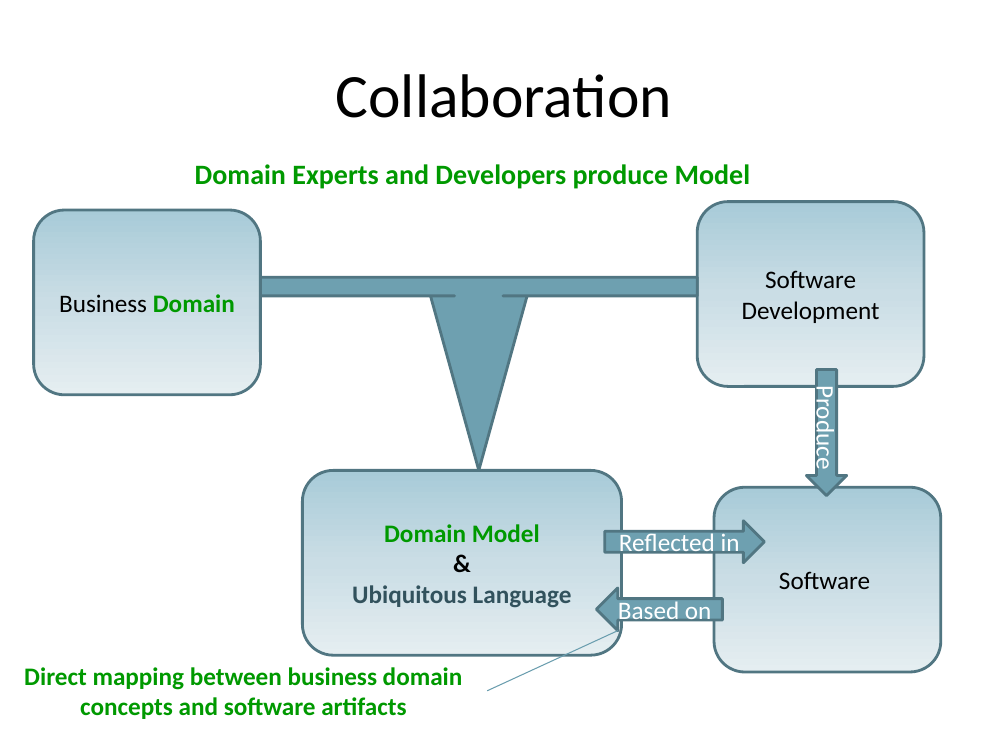
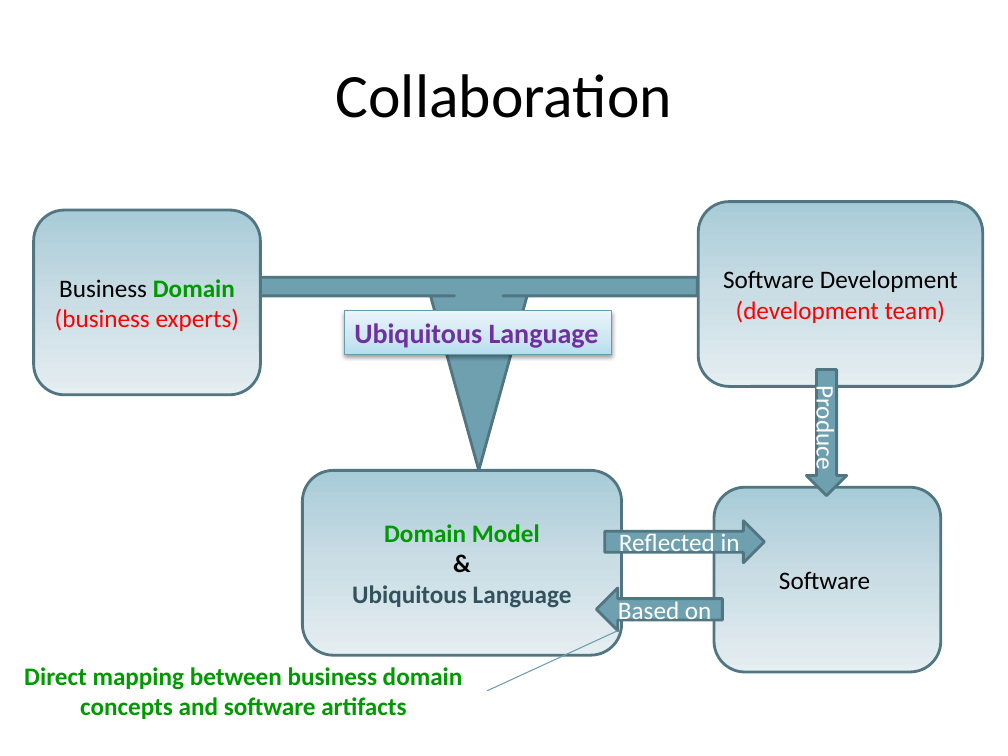
Before and after one commit to arturtv/dddpresentation, a slide deck: slide 10 of Domain-DrivenDesign.A.Trosin.pptx (slide 11 before the commit). Drawn at 1008x756 pixels with LibreOffice and Linux fonts; fonts in the diff are those of the drawing. Boxes give left, top, right and bottom in pixels: in the first picture for what was removed or moved away, otherwise in the second. Text is boxed around its words. In the diff, an @@ line names an element or a change of style, - is before the commit and + after.

```diff
--- a/Domain-DrivenDesign.A.Trosin.pptx
+++ b/Domain-DrivenDesign.A.Trosin.pptx
@@ text removed at (195, 164, 751, 189) @@
-Domain Experts and Developers produce Model
@@ rounded rectangle "Software Development": place and size @@
-rounded rectangle "Software Development" at (698, 202, 924, 386)
+rounded rectangle "Software Development" at (699, 202, 983, 386)
@@ text in rounded rectangle at (55, 308, 240, 331): paragraph added @@
+(business experts)
@@ rectangle added at (345, 310, 612, 355), fill gradient #B4DFF0 to #CAE8F4 to #EAF6FB, outline #6A9DAE 0.75 pt, 20 pt, text #7030A0, bold @@
+Ubiquitous Language
@@ text in rounded rectangle at (736, 300, 946, 323): paragraph added @@
+(development team)
```
Also in this commit, not shown: 4 other slides changed.
